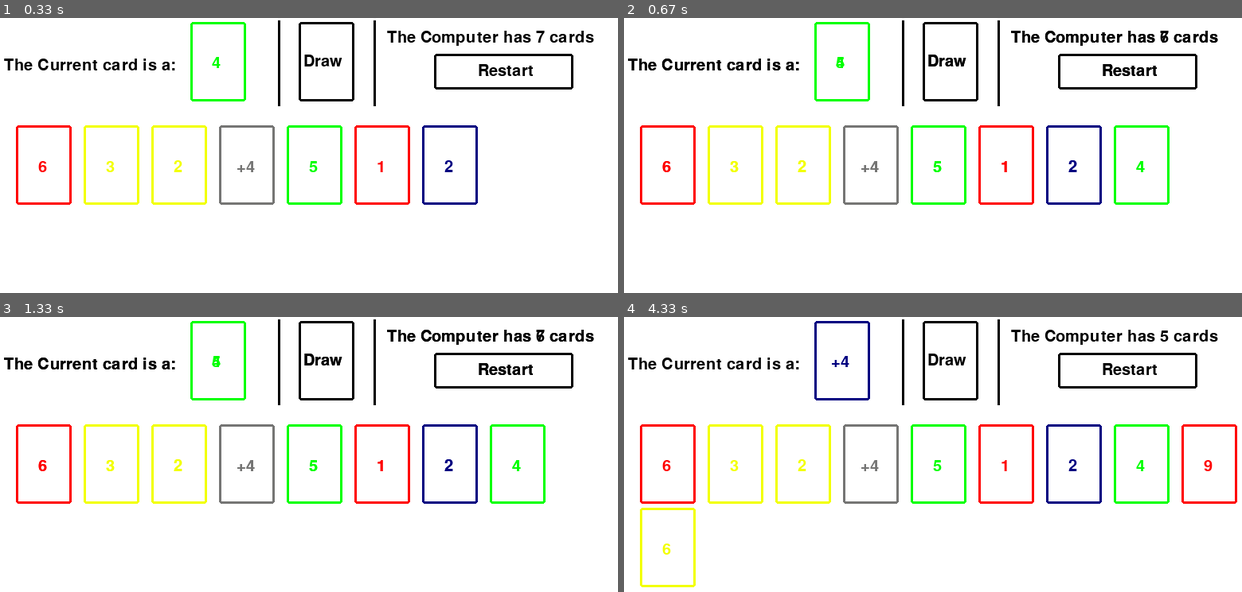
Above: before the commit, frames 1-4 (two rows, left to right).
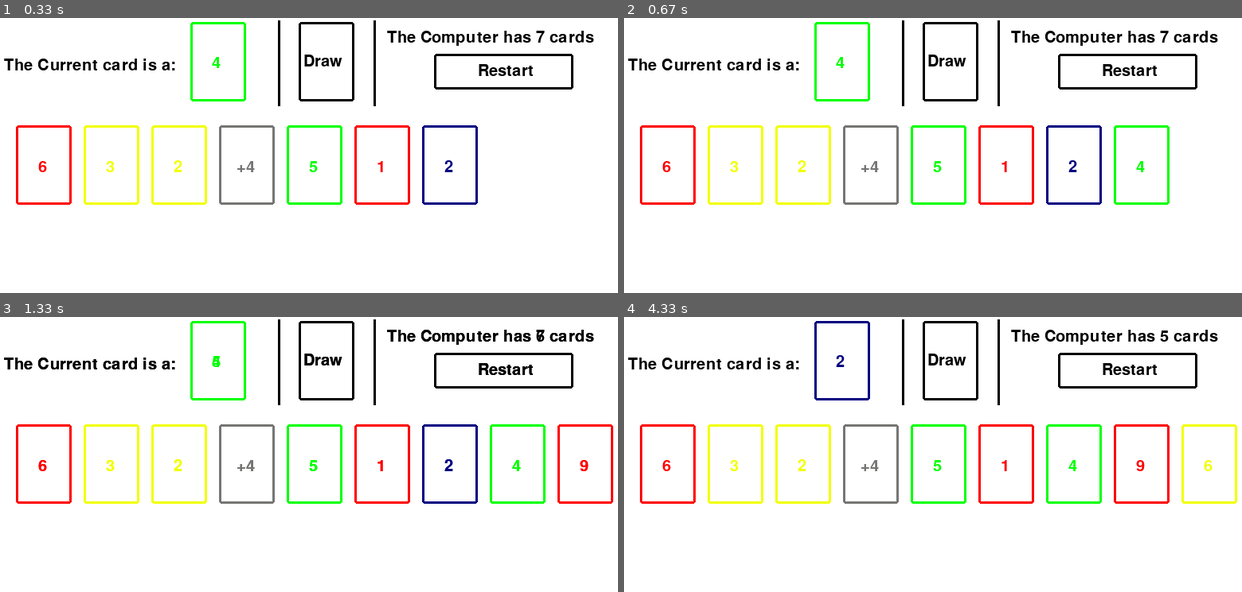
Above: after the commit, the same moments.

Repository: Dev-Chase/Pygame-Uno
Game: pygame game, started from GUI.py
Two runs of this game, one before a commit and one after it. Both use one fixed random seed, a clock stepped at 60 frames per second and the inputs below.
Inputs (mouse positions are in pixels of both pictures, inside the frame that each line leads up to):
- Up to frame 1 (0.33 s): no input
- Up to frame 2 (0.67 s): click "Draw" at 0.38 s
- Up to frame 3 (1.33 s): click (327, 361) at 0.72 s, where only the run after the commit has a clickable "Draw"
- Up to frame 4 (4.33 s): click (951, 361) at 2.55 s, where only the run after the commit has a clickable "Draw"; press the mouse at (outside the picture) at 3.87 s; move the mouse to (933, 583) at 3.97 s; release the mouse at (1093, 462) at 4.1 s

Frame 1 is identical in both runs. In frame 2, 0.8% of the frame differs, in the area x 0-97%, y 4-57%; in frame 3, 0.4%; in frame 4, 1.7%, in the area x 2-100%, y 13-99%.

Commit message:
Now can play cards after draw
After draw the player can play a card if they want to

Diff:
--- a/GUI.py
+++ b/GUI.py
@@ -257,7 +257,7 @@
             show_situation(Chase, Computer, pile, is_player_turn)
             restart_game = False
             r_ind = 0
-
+            has_drawn = False
         if is_player_turn:
             show_situation(Chase, Computer, pile, is_player_turn)
             for event in pygame.event.get(): # User did something
@@ -302,7 +302,9 @@
                         player_coords = create_player_coords(player_y, len(Chase.cards), player_y_has_changed, player_coords)
                         print(player_coords)
                         show_situation(Chase, Computer, pile, is_player_turn)
-                        is_player_turn = not is_player_turn
+                        if Chase.cards[len(Chase.cards)-1, 0] != pile[0] and Chase.cards[len(Chase.cards)-1, 1] != pile[1] and Chase.cards[len(Chase.cards)-1, 1] != '$' and Chase.cards[len(Chase.cards)-1, 1] != 'C':
+                            is_player_turn = not is_player_turn
+
                     else:
                         print("Not touching card")
                     show_situation(Chase, Computer, pile, is_player_turn)
@@ -366,7 +368,8 @@
                 print("Computer is drawing.")
                 Computer.add_card(deck)
                 show_situation(Chase, Computer, pile, is_player_turn)
-                is_player_turn = not is_player_turn
+                if Computer.cards[len(Computer.cards)-1, 0] != pile[0] and Computer.cards[len(Computer.cards)-1, 1] != pile[1] and Computer.cards[len(Computer.cards)-1, 1] != '$' and Computer.cards[len(Computer.cards)-1, 1] != 'C':
+                            is_player_turn = not is_player_turn
                 time.sleep(0.5)
             if len(Computer.cards) == 0:
                 time.sleep(2)
